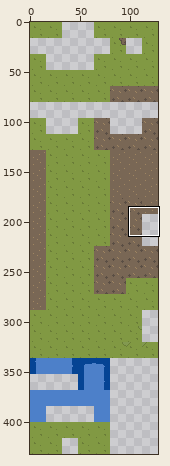
One commit to this sprite sheet: porytiles/islandgame_lumine_bellehaven/bottom.png. The picture above shows the old version from afar; the outline marks the close-up.
Close-up. Before the commit:
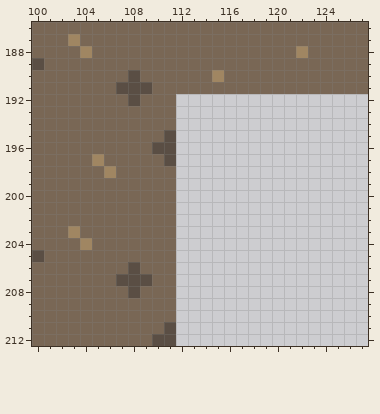
The file is 128x432 pixels. Shown: x 100..127, y 186..212.
The result:
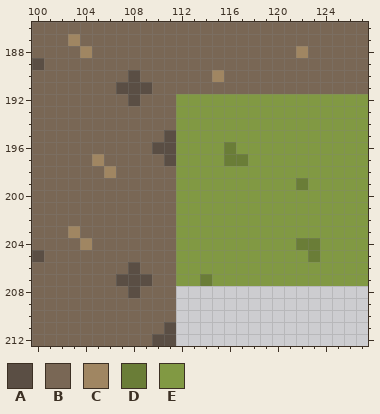
Palette (. is transparent): A #5a4e44  B #796755  C #a08662  D #6a7d37  E #819943
Diff:
y 192..195: x 112..127 ................ -> EEEEEEEEEEEEEEEE
y 196: x 112..127 ................ -> EEEEDEEEEEEEEEEE
y 197: x 112..127 ................ -> EEEEDDEEEEEEEEEE
y 198: x 112..127 ................ -> EEEEEEEEEEEEEEEE
y 199: x 112..127 ................ -> EEEEEEEEEEDEEEEE
y 200..203: x 112..127 ................ -> EEEEEEEEEEEEEEEE
y 204: x 112..127 ................ -> EEEEEEEEEEDDEEEE
y 205: x 112..127 ................ -> EEEEEEEEEEEDEEEE
y 206: x 112..127 ................ -> EEEEEEEEEEEEEEEE
y 207: x 112..127 ................ -> EEDEEEEEEEEEEEEE
